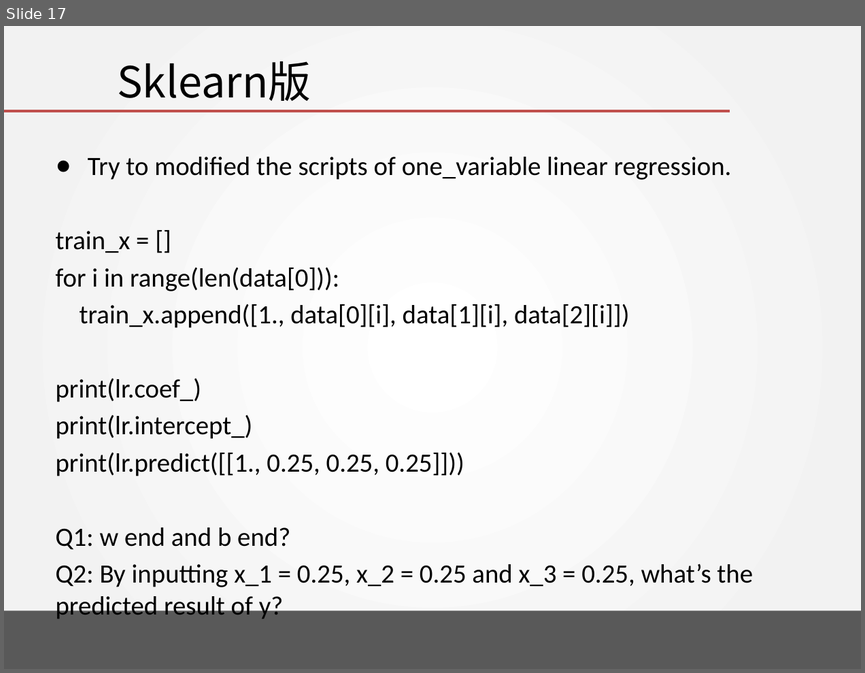
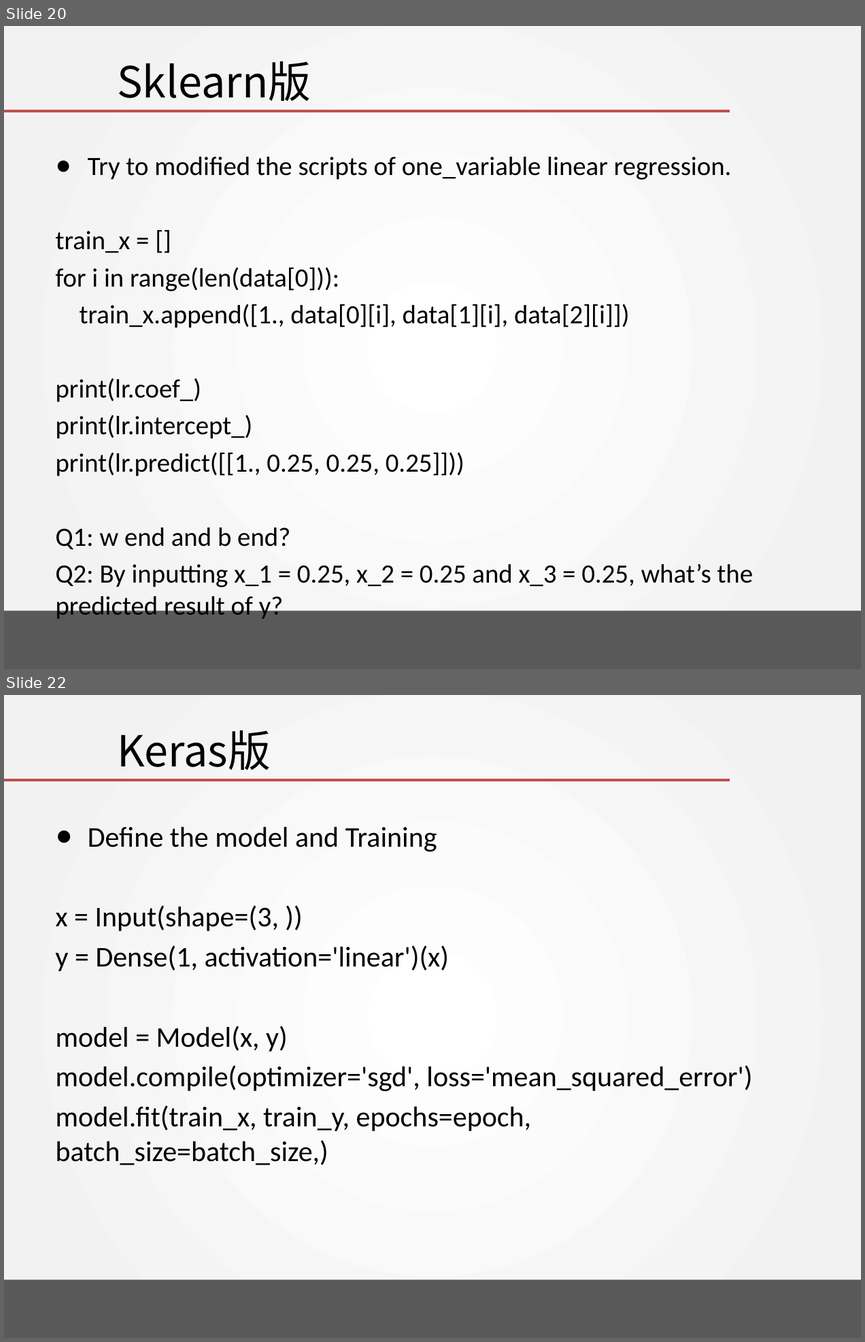
Before and after one commit to DavidPeng11/Artificial_Intelligence_2018, a slide deck: chapter 01 - Linear regression with one variable/Programming Task/LinearRegression.pptx. Shown one above the other, each under a label of ours: slide 17 before the commit, slides 20 and 22 after it; the slides between them are not shown. The pictures are 865x673 and 865x1342 pixels, drawn with LibreOffice and Linux fonts; fonts in the diff are those of the drawing; background and template pictures are left out. Boxes give left, top, right and bottom in pixels: in the first picture for what was removed or moved away, otherwise in the second. Text is boxed around its words. In the diff, an @@ line names an element or a change of style, - is before the commit and + after.

```diff
--- a/chapter 01 - Linear regression with one variable/Programming Task/LinearRegression.pptx
+++ b/chapter 01 - Linear regression with one variable/Programming Task/LinearRegression.pptx
@@ slide 22 added at (4,695,861,1338), background gradient #FFFFFF to #F2F2F2; not listed: 2 template elements that a slide beside it also shows @@
@@ title added at (117,730,271,770), 36 pt, text #000000 @@
+Keras版
@@ text added at (56,826,752,1165), 24 pt, text #000000 @@
+● Define the model and Training
+x = Input(shape=(3, ))
+y = Dense(1, activation='linear')(x)
+model = Model(x, y)
+model.compile(optimizer='sgd', loss='mean_squared_error')
+model.fit(train_x, train_y, epochs=epoch, batch_size=batch_size,)
@@ what was slide 17 is now slide 20 @@
```
Also in this commit, not shown: 5 other slides added.
